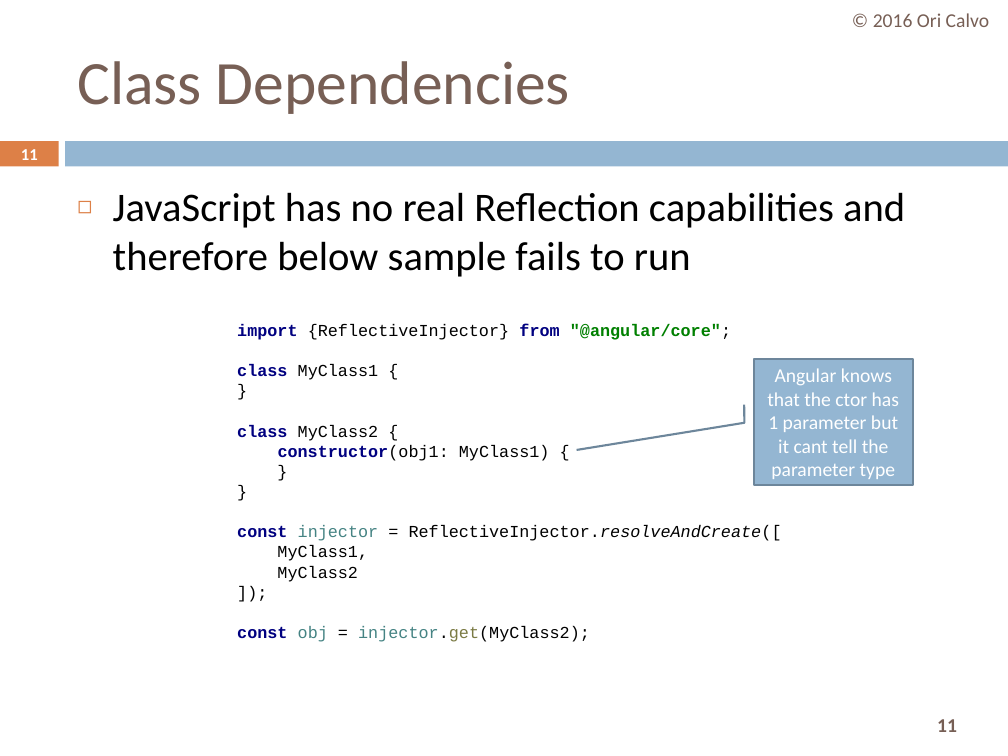
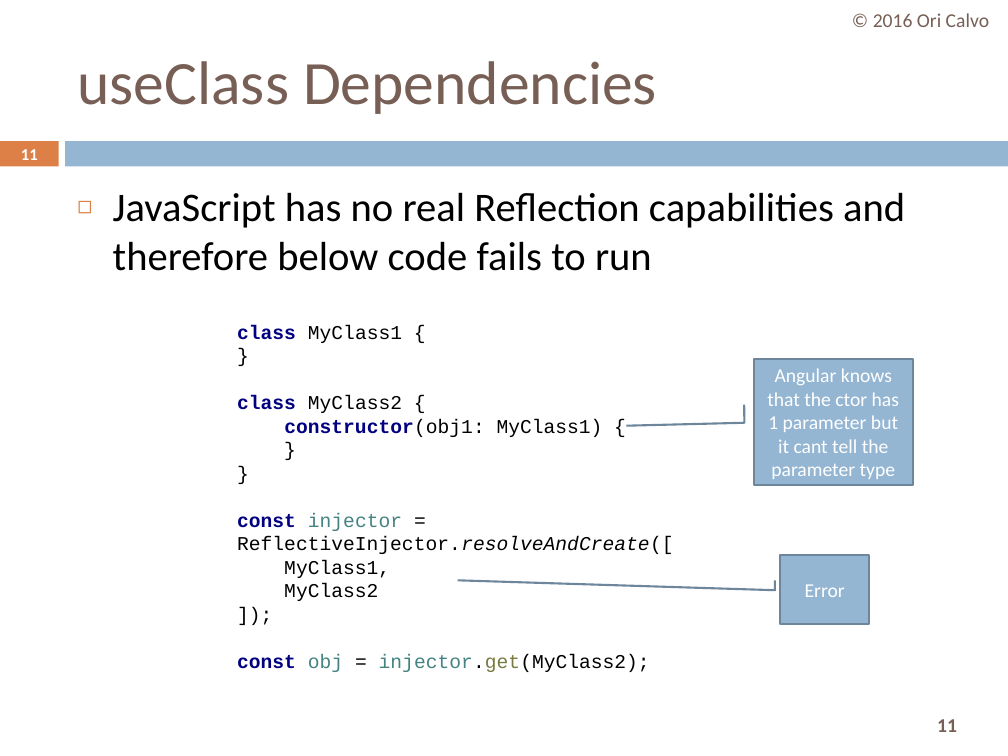
Before and after one commit to oricalvo/course-angular, a slide deck: slide 11 of PPTs/02 Dependency Injection.pptx. Drawn at 1008x756 pixels with LibreOffice and Linux fonts; fonts in the diff are those of the drawing. Boxes give left, top, right and bottom in pixels: in the first picture for what was removed or moved away, otherwise in the second. Text is boxed around its words. In the diff, an @@ line names an element or a change of style, - is before the commit and + after.

```diff
--- a/PPTs/02 Dependency Injection.pptx
+++ b/PPTs/02 Dependency Injection.pptx
@@ title at <box>77,61,657,114</box>: text changed @@
-Class Dependencies
+useClass Dependencies
@@ text at <box>113,192,905,271</box>: text changed @@
-◻ JavaScript has no real Reflection capabilities and therefore below sample fails to run
+◻ JavaScript has no real Reflection capabilities and therefore below code fails to run
@@ text at <box>237,325,673,672</box>: text changed; size 12 to 14 pt @@
-import {ReflectiveInjector} from "@angular/core";
-class MyClass1 {
-}
-class MyClass2 {
-constructor(obj1: MyClass1) {
-}
-}
-const injector = ReflectiveInjector.resolveAndCreate([
-MyClass1,
-MyClass2
-]);
-const obj = injector.get(MyClass2);
+class MyClass1 {
+}
+class MyClass2 {
+constructor(obj1: MyClass1) {
+}
+}
+const injector = ReflectiveInjector.resolveAndCreate([
+MyClass1,
+MyClass2
+]);
+const obj = injector.get(MyClass2);
@@ border callout added at <box>780,555,869,624</box>, fill #94B6D2, outline #6D879B 1.5 pt, 14 pt, text #FFFFFF @@
+Error
```
Also in this commit, not shown: 11 other slides changed, 5 other files.
